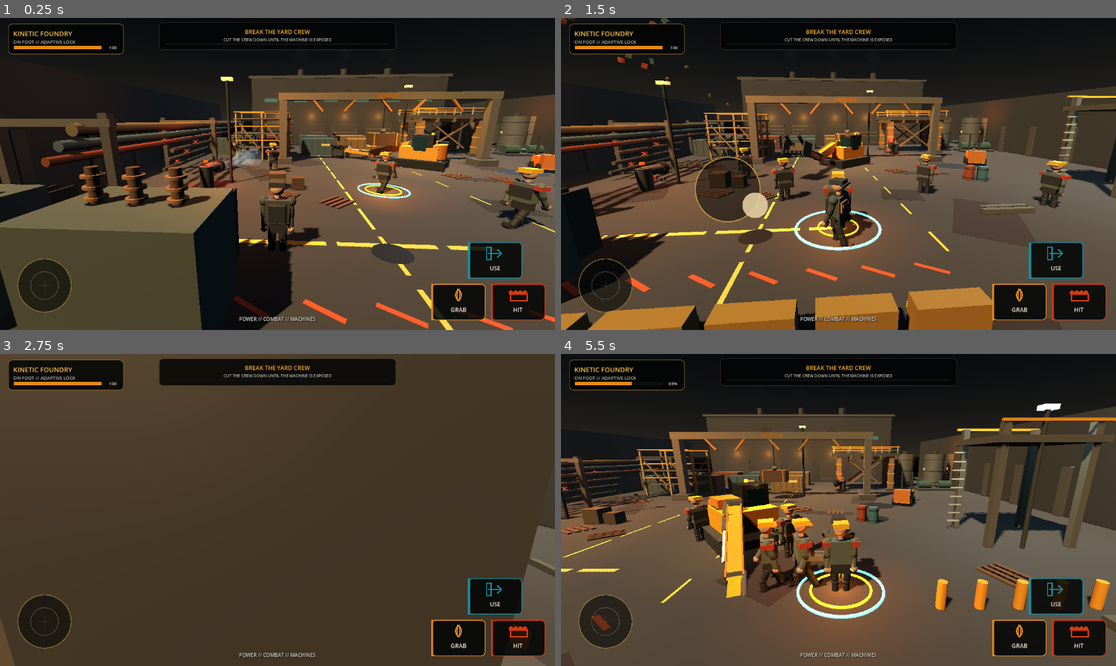
Above: before the commit, frames 1-4 (two rows, left to right).
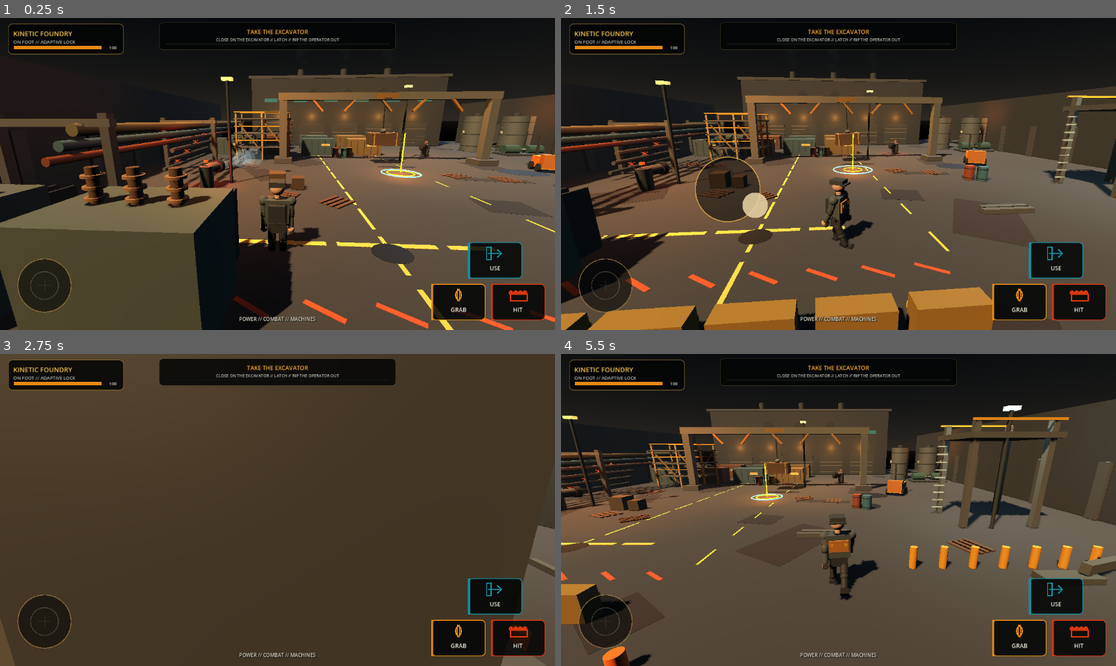
Above: after the commit, the same moments.

Repository: IssisX/IssisX
Game: Godot game, scene res://Main.tscn
The game is run twice, just before and just after one commit, with the same random seed, the same clock (stepped at 60 frames per second) and the same inputs.
Inputs (mouse positions are in pixels of both pictures, inside the frame that each line leads up to):
- Up to frame 1 (0.25 s): no input
- Up to frame 2 (1.5 s): move the mouse to (960, 158) at 0.52 s; hold D 0.53-1.25 s; hold E 0.53-1.25 s; click (960, 158) at 0.67 s; drag from (727, 189) to (810, 236) at 1.27 s
- Up to frame 3 (2.75 s): move the mouse to (333, 441) at 2.02 s; hold D from 2.03 s (still down); hold K from 2.03 s (still down)
- Up to frame 4 (5.5 s): release D at 2.75 s; release K at 2.75 s; drag from (810, 572) to (672, 463) at 2.77 s; move the mouse to (1005, 556) at 3.52 s; hold A 3.53-4.25 s; hold J 3.53-4.25 s; drag from (672, 463) to (755, 432) at 4.27 s; move the mouse to (866, 510) at 5.02 s; hold S from 5.03 s (still down); hold E from 5.03 s (still down); click (866, 510) at 5.17 s

The runs differ from the first frame. In frame 1, 4.9% of the frame differs, in the area x 38-100%, y 3-68%; in frame 2, 6.4%; in frame 3, 0.3%; in frame 4, 31%, in the area x 0-100%, y 3-100%.
Error before the commit: Invalid call. Nonexistent function 'request_hijack' in base 'CharacterBody3D (Excavator)'. (res://scripts/game_main.gd:152)
Error after the commit: Parse Error: Cannot infer the type of "latched" variable because the value doesn't have a set type. (res://scripts/excavator.gd:132)

Commit message:
Make excavator possession authoritative and constrain arm against world contacts

Diff:
--- a/kinetic-foundry/scripts/excavator.gd
+++ b/kinetic-foundry/scripts/excavator.gd
@@ -36,13 +36,22 @@
 var _impact_probe: Area3D
 var _work_light: OmniLight3D
 var _engine_cover: MeshInstance3D
+var _arm_shapes: Array[CollisionShape3D] = []
 var _impact_cooldown := 0.0
 var _damage_fx_cooldown := 0.0
 var _telemetry_timer := 0.0
+var _arm_contact_cooldown := 0.0
 var _tool_tip_last := Vector3.ZERO
 var _tool_tip_velocity := Vector3.ZERO
 var _tool_tip_speed := 0.0
 var _tool_motion_ready := false
+
+var _safe_boom_angle := -0.24
+var _safe_stick_angle := 0.42
+var _safe_tool_angle := -0.18
+var _safe_arm_yaw := 0.0
+var _hijack_candidate: Node3D
+var _hijack_timeout := 0.0
 
 func _ready() -> void:
     add_to_group("machine")
@@ -59,6 +68,11 @@
     _impact_probe = nodes.impact_probe
     _work_light = nodes.work_light
     _engine_cover = nodes.engine_cover
+    if nodes.has("arm_shapes"):
+        for shape in nodes.arm_shapes:
+            if shape is CollisionShape3D:
+                _arm_shapes.append(shape)
+    _store_safe_arm_pose()
 
 func configure(controls, camera) -> void:
     hud = controls
@@ -73,6 +87,9 @@
 func is_player_driven() -> bool:
     return player_driver != null
 
+func is_hijack_in_progress() -> bool:
+    return _hijack_candidate != null and is_instance_valid(_hijack_candidate) and _hijack_timeout > 0.0
+
 func get_health_ratio() -> float:
     return clampf(chassis_health / 500.0, 0.0, 1.0)
 
@@ -89,9 +106,33 @@
 func is_holding_load() -> bool:
     return held_load != null and is_instance_valid(held_load)
 
+func request_hijack(player: Node3D) -> bool:
+    if disabled or player == null or player_driver != null:
+        return false
+    var distance: float = global_position.distance_to(player.global_position)
+    if distance <= 3.5:
+        return try_enter(player)
+    var range_value = player.get("machine_climb_range")
+    var climb_range: float = float(range_value) if range_value != null else 5.8
+    if distance > climb_range or not player.has_method("begin_machine_climb"):
+        return false
+    _hijack_candidate = player
+    _hijack_timeout = 1.5
+    if hud != null:
+        hud.set_context("HIJACK // LATCHING ON // MACHINE CONTROL PENDING")
+    var started: bool = bool(player.begin_machine_climb(self))
+    if not started:
+        _hijack_candidate = null
+        _hijack_timeout = 0.0
+    return started
+
 func try_enter(player: Node3D) -> bool:
-    if disabled or global_position.distance_to(player.global_position) > 3.3:
+    if disabled or player == null or player_driver != null:
         return false
+    var latched := _hijack_candidate == player or player.get("machine_climb_target") == self
+    if not latched and global_position.distance_to(player.global_position) > 3.5:
+        return false
+
     if enemy_driver != null:
         enemy_driver.visible = true
         enemy_driver.process_mode = Node.PROCESS_MODE_INHERIT
@@ -99,12 +140,17 @@
         if enemy_driver.has_method("take_hit"):
             enemy_driver.take_hit(global_basis.x * 8.0 + Vector3.UP * 2.5, 40.0)
         enemy_driver = null
+
+    _hijack_candidate = null
+    _hijack_timeout = 0.0
     player_driver = player
+    velocity.x = 0.0
+    velocity.z = 0.0
     player.visible = false
     player.process_mode = Node.PROCESS_MODE_DISABLED
     if hud != null:
         hud.set_machine_mode(true)
-        hud.set_context("DIRECT BOOM // PHYSICAL BUCKET // HYDRAULIC THUMB")
+        hud.set_context("CONTROL TRANSFERRED // EXCAVATOR ONLINE")
     player_entered.emit(self)
     return true
 
@@ -166,6 +212,10 @@
     _impact_cooldown = maxf(0.0, _impact_cooldown - delta)
     _damage_fx_cooldown = maxf(0.0, _damage_fx_cooldown - delta)
     _telemetry_timer = maxf(0.0, _telemetry_timer - delta)
+    _arm_contact_cooldown = maxf(0.0, _arm_contact_cooldown - delta)
+    _hijack_timeout = maxf(0.0, _hijack_timeout - delta)
+    if _hijack_timeout <= 0.0:
+        _hijack_candidate = null
 
     if disabled:
         velocity.x = move_toward(velocity.x, 0.0, 7.0 * delta)
@@ -181,7 +231,7 @@
     if not is_on_floor():
         velocity.y -= 26.0 * delta
     move_and_slide()
-    _apply_arm_pose()
+    _resolve_arm_contact_pose()
     _update_tool_motion(delta)
     _update_held_load()
     _resolve_tool_impacts()
@@ -204,12 +254,15 @@
     var look: Vector2 = hud.consume_look()
     arm_yaw -= look.x * 0.0032 * hydraulic_ratio
     boom_angle += look.y * 0.0026 * hydraulic_ratio
-    arm_yaw = clamp(arm_yaw, -1.25, 1.25)
-    boom_angle = clamp(boom_angle, -0.95, 0.42)
-
+    arm_yaw = clampf(arm_yaw, -1.25, 1.25)
+    boom_angle = clampf(boom_angle, -0.95, 0.42)
+
+    if hud.smash_held:
+        stick_angle -= 1.05 * hydraulic_ratio * delta
+        tool_angle -= 1.30 * hydraulic_ratio * delta
     if hud.consume_attack():
-        stick_angle -= 0.36 * hydraulic_ratio
-        tool_angle -= 0.30 * hydraulic_ratio
+        stick_angle -= 0.12 * hydraulic_ratio
+        tool_angle -= 0.12 * hydraulic_ratio
         _impact_cooldown = 0.0
     if hud.consume_grab():
         if is_holding_load():
@@ -220,10 +273,14 @@
     if hud.consume_use() or Input.is_physical_key_pressed(KEY_E):
         exit_player()
 
-    stick_angle = clamp(stick_angle, -0.55, 1.00)
-    tool_angle = clamp(tool_angle, -1.0, 0.72)
+    stick_angle = clampf(stick_angle, -0.55, 1.00)
+    tool_angle = clampf(tool_angle, -1.0, 0.72)
 
 func _enemy_control(delta: float) -> void:
+    if is_hijack_in_progress():
+        velocity.x = move_toward(velocity.x, 0.0, 18.0 * delta)
+        velocity.z = move_toward(velocity.z, 0.0, 18.0 * delta)
+        return
     ai_time += delta
     var target := get_tree().get_first_node_in_group("player")
     if target == null:
@@ -251,6 +308,89 @@
     if _thumb != null:
         _thumb.rotation.x = -0.76 if is_holding_load() else -0.05
 
+func _store_safe_arm_pose() -> void:
+    _safe_boom_angle = boom_angle
+    _safe_stick_angle = stick_angle
+    _safe_tool_angle = tool_angle
+    _safe_arm_yaw = arm_yaw
+
+func _set_interpolated_arm_pose(target_boom: float, target_stick: float, target_tool: float, target_yaw: float, t: float) -> void:
+    boom_angle = lerpf(_safe_boom_angle, target_boom, t)
+    stick_angle = lerpf(_safe_stick_angle, target_stick, t)
+    tool_angle = lerpf(_safe_tool_angle, target_tool, t)
+    arm_yaw = lerpf(_safe_arm_yaw, target_yaw, t)
+    _apply_arm_pose()
+
+func _resolve_arm_contact_pose() -> void:
+    var target_boom := boom_angle
+    var target_stick := stick_angle
+    var target_tool := tool_angle
+    var target_yaw := arm_yaw
+    _apply_arm_pose()
+    var contacts := _collect_hard_arm_contacts()
+    if contacts.is_empty():
+        _store_safe_arm_pose()
+        return
+
+    _react_to_arm_contacts(contacts)
+    var low := 0.0
+    var high := 1.0
+    var best := 0.0
+    for _i in 6:
+        var mid := (low + high) * 0.5
+        _set_interpolated_arm_pose(target_boom, target_stick, target_tool, target_yaw, mid)
+        if _collect_hard_arm_contacts().is_empty():
+            best = mid
+            low = mid
+        else:
+            high = mid
+    _set_interpolated_arm_pose(target_boom, target_stick, target_tool, target_yaw, best)
+    _store_safe_arm_pose()
+
+func _collect_hard_arm_contacts() -> Array[Node]:
+    var contacts: Array[Node] = []
+    if _arm_shapes.is_empty() or get_world_3d() == null:
+        return contacts
+    var space := get_world_3d().direct_space_state
+    var exclude: Array[RID] = [get_rid()]
+    if held_load is CollisionObject3D:
+        exclude.append(held_load.get_rid())
+    for collision in _arm_shapes:
+        if collision == null or collision.shape == null:
+            continue
+        var query := PhysicsShapeQueryParameters3D.new()
+        query.shape = collision.shape
+        query.transform = collision.global_transform
+        query.collision_mask = 8
+        query.collide_with_bodies = true
+        query.collide_with_areas = false
+        query.exclude = exclude
+        var hits := space.intersect_shape(query, 16)
+        for hit in hits:
+            var collider = hit.get("collider")
+            if collider == null or collider == self or collider == held_load:
+                continue
+            if collider is RigidBody3D and not collider.freeze:
+                continue
+            if not contacts.has(collider):
+                contacts.append(collider)
+    return contacts
+
+func _react_to_arm_contacts(contacts: Array[Node]) -> void:
+    if _arm_contact_cooldown > 0.0:
+        return
+    var direction := _tool_tip_velocity.normalized() if _tool_tip_velocity.length_squared() > 0.04 else -_tool.global_basis.z
+    var force := get_tool_force()
+    var damaged := false
+    for collider in contacts:
+        if collider.has_method("machine_hit"):
+            collider.machine_hit(force, direction)
+            damaged = true
+    velocity -= direction * minf(force * 0.010, 1.6)
+    _arm_contact_cooldown = 0.12 if damaged else 0.07
+    if hud != null and player_driver != null:
+        hud.set_context("ARM CONTACT // LOAD PATH RESISTING MOTION")
+
 func _update_tool_motion(delta: float) -> void:
     var tip := _tool.to_global(Vector3(0.0, -0.20, -1.10))
     if not _tool_motion_ready:
@@ -267,7 +407,7 @@
     for body in _impact_probe.get_overlapping_bodies():
         if body == self or not body.is_in_group("physics_prop") or body.mass > 420.0:
             continue
-        var d := body.global_position.distance_to(_grip_anchor.global_position)
+        var d: float = body.global_position.distance_to(_grip_anchor.global_position)
         if d < best_distance:
             best_distance = d
             best = body
@@ -318,6 +458,9 @@
             var push := impact_dir * (10.0 + minf(_tool_tip_speed, 12.0)) + Vector3.UP * 4.5
             body.take_hit(push, 42.0 + minf(_tool_tip_speed, 12.0) * 1.2)
             _impact_cooldown = 0.15
+        elif body is RigidBody3D and not body.freeze:
+            body.apply_impulse(impact_dir * minf(force * body.mass * 0.035, 2200.0), body.to_local(_tool.global_position))
+            _impact_cooldown = 0.12
 
 func _update_damage_fx() -> void:
     if get_health_ratio() > 0.58 or _damage_fx_cooldown > 0.0:
